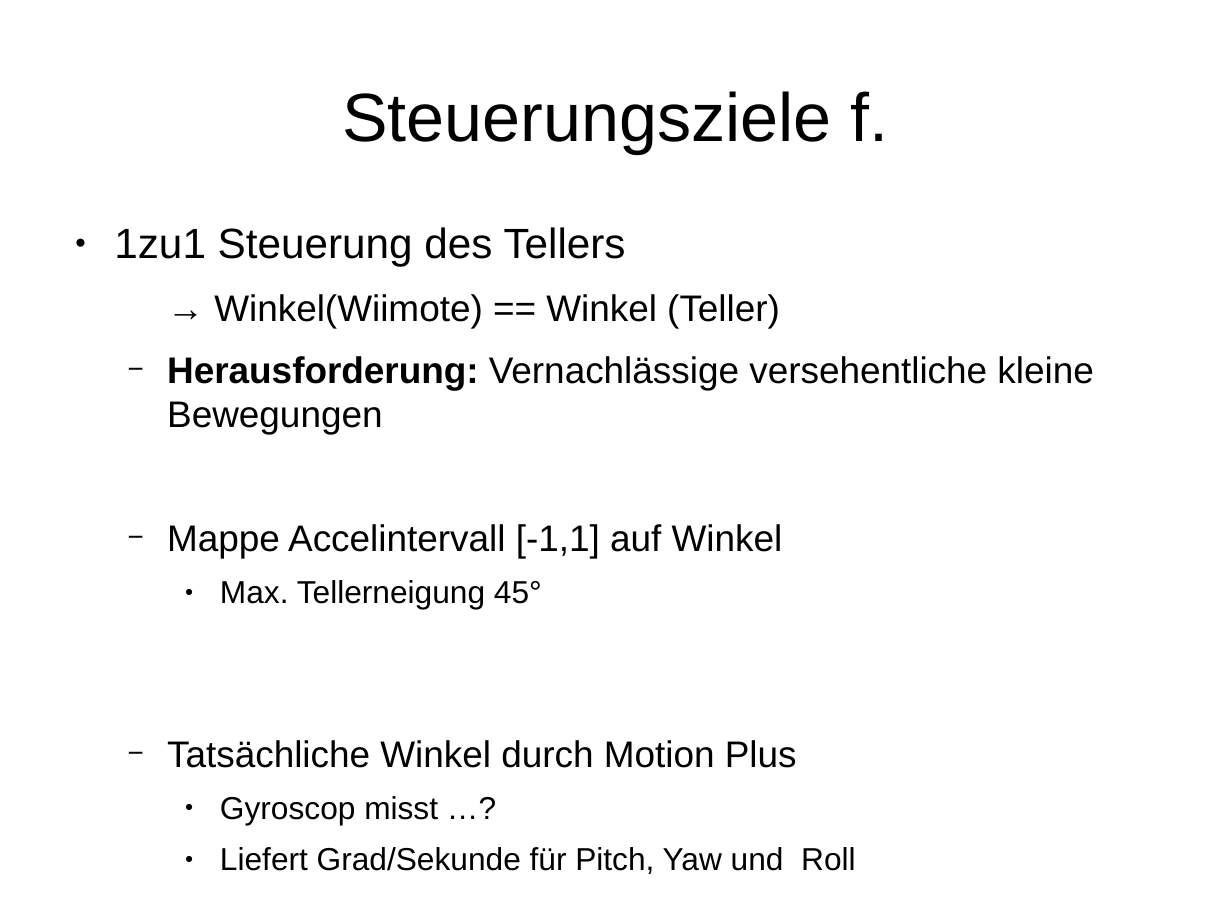
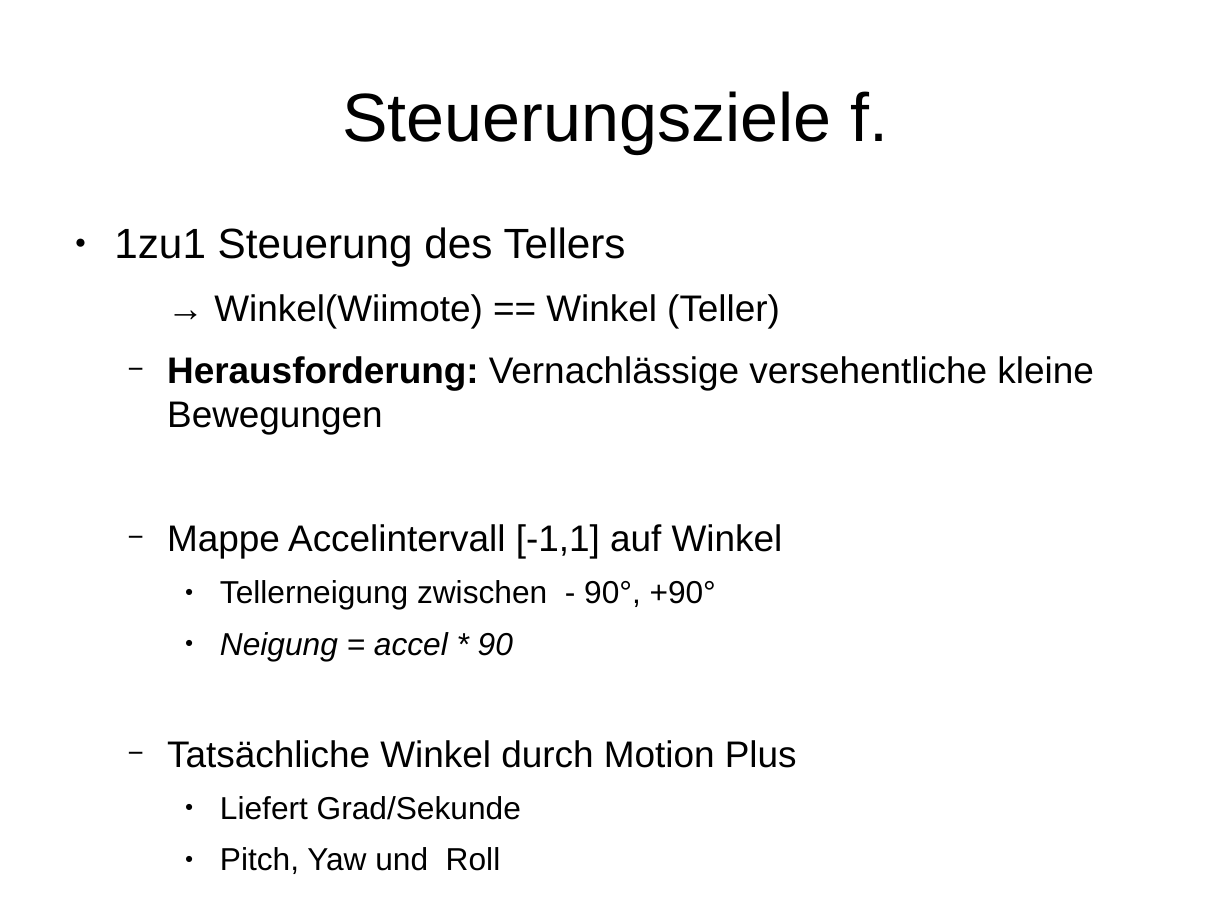
Before and after one commit to plumskl0/Keelan_Neo, a slide deck: slide 18 of VortragMileStoneOne.odp (slide 14 before the commit). Drawn at 1232x924 pixels with LibreOffice and Linux fonts; fonts in the diff are those of the drawing. Boxes give left, top, right and bottom in pixels: in the first picture for what was removed or moved away, otherwise in the second. Text is boxed around its words. In the diff, an @@ line names an element or a change of style, - is before the commit and + after.

```diff
--- a/VortragMileStoneOne.odp
+++ b/VortragMileStoneOne.odp
@@ text at (x1=220, y1=580, x2=716, y2=661): text changed @@
-    ● Max. Tellerneigung 45°
+    ● Tellerneigung zwischen - 90°, +90°
+    ● Neigung = accel * 90
@@ text at (x1=220, y1=796, x2=521, y2=874): text changed @@
-    ● Gyroscop misst …?
-    ● Liefert Grad/Sekunde für Pitch, Yaw und Roll
+    ● Liefert Grad/Sekunde
+    ● Pitch, Yaw und Roll
```
Also in this commit, not shown: 2 other slides changed, 5 slides added, 13 slides removed.
